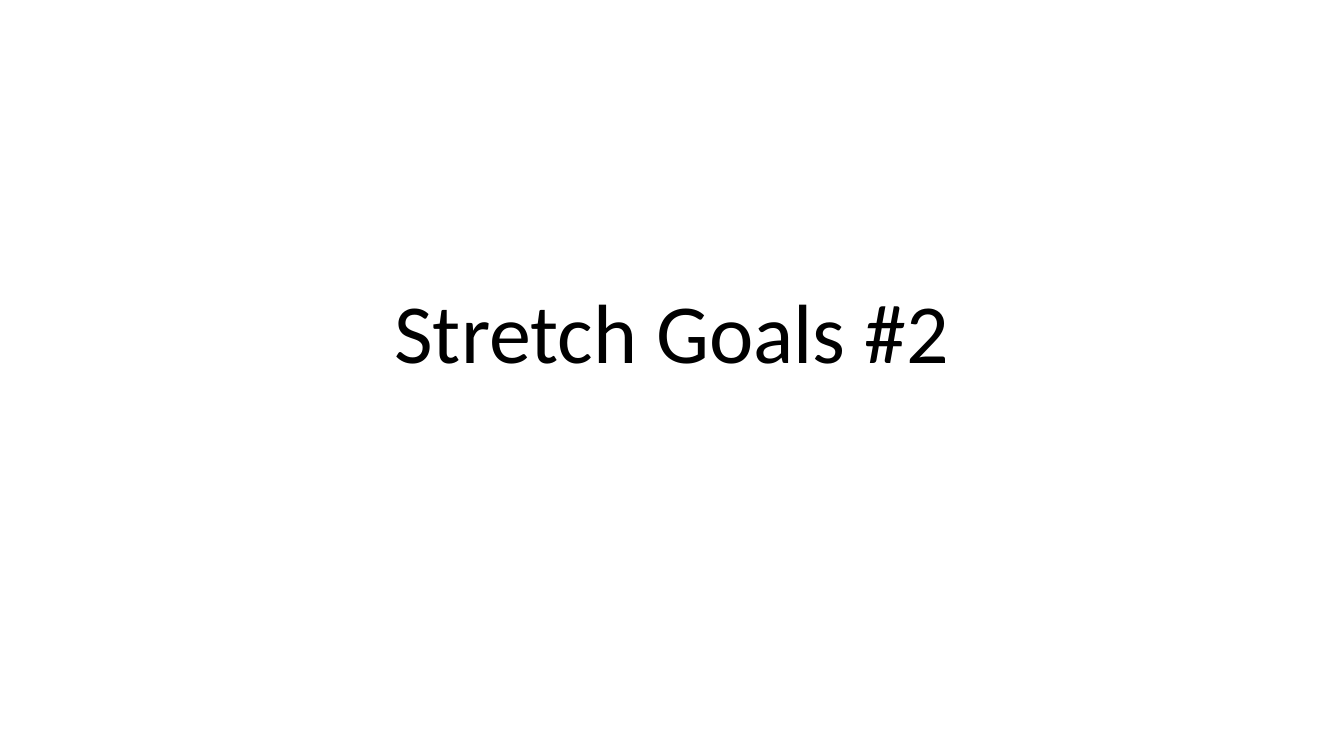
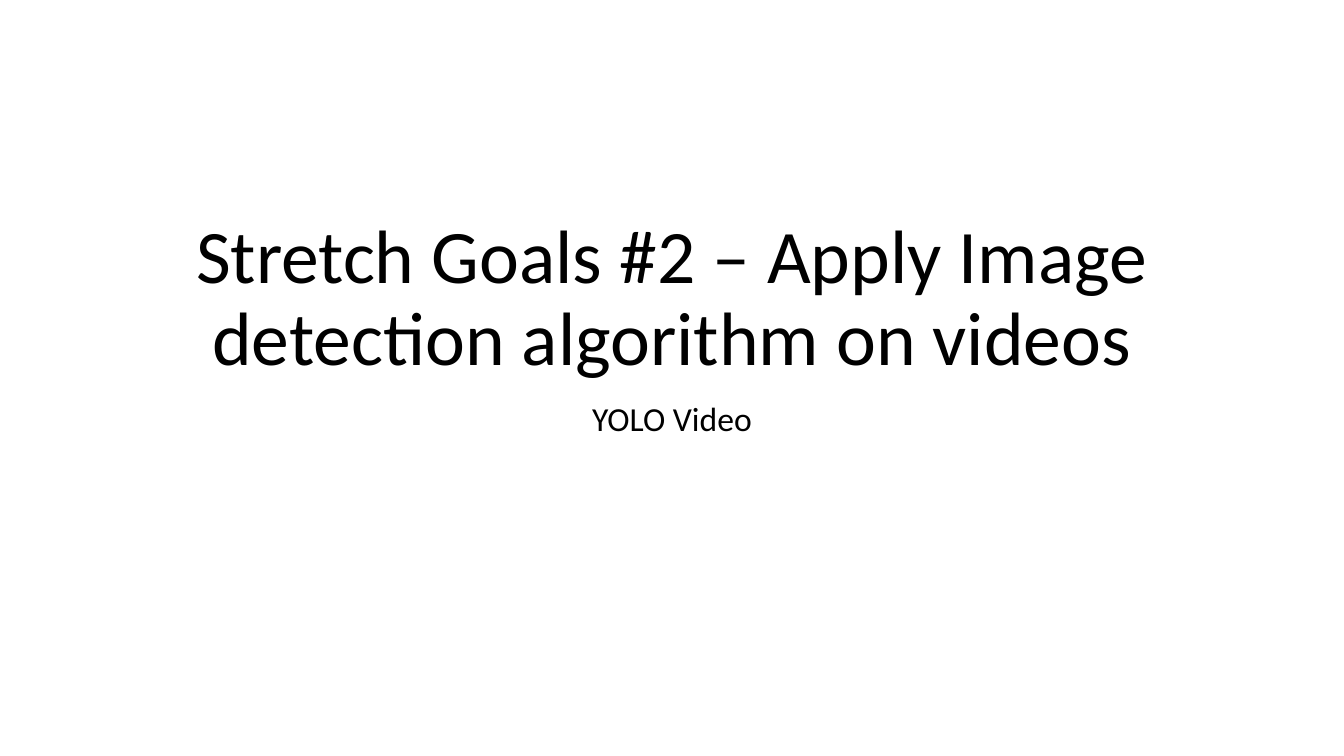
Before and after one commit to zliu007/DAEN690Report, a slide deck: slide 18 of SimpsonsImageDetection_Final Presentation_M.pptx (slide 16 before the commit). Drawn at 1344x756 pixels with LibreOffice and Linux fonts; fonts in the diff are those of the drawing. Boxes give left, top, right and bottom in pixels: in the first picture for what was removed or moved away, otherwise in the second. Text is boxed around its words. In the diff, an @@ line names an element or a change of style, - is before the commit and + after.

```diff
--- a/SimpsonsImageDetection_Final Presentation_M.pptx
+++ b/SimpsonsImageDetection_Final Presentation_M.pptx
@@ title at box(196, 230, 1147, 378): text changed; size 60 to 54 pt @@
-Stretch Goals #2
+Stretch Goals #2 – Apply Image detection algorithm on videos
@@ subtitle added at box(592, 407, 752, 432), 24 pt, text #000000 @@
+YOLO Video
```
Also in this commit, not shown: 6 other slides changed, 3 slides added.
